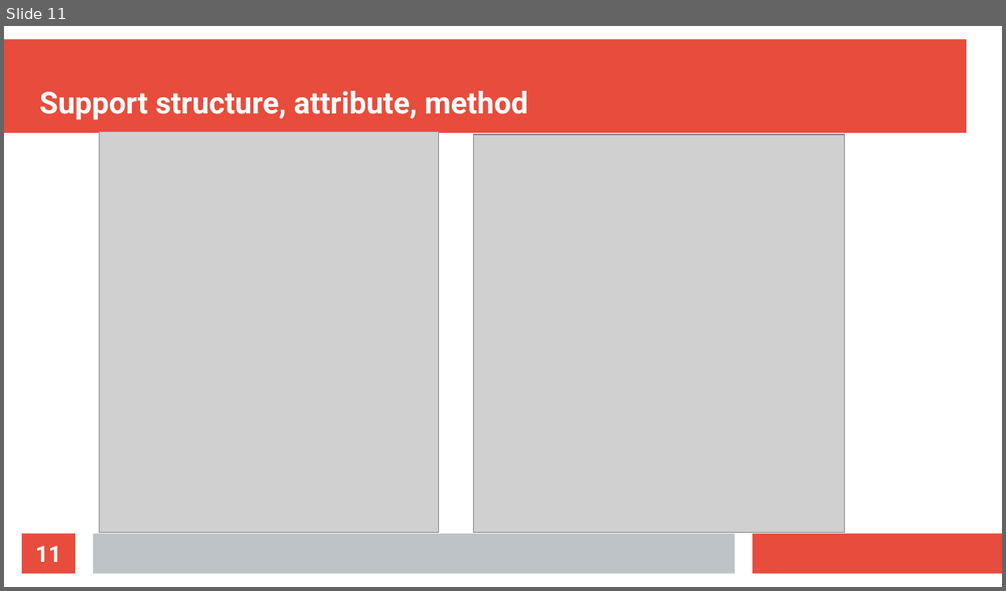
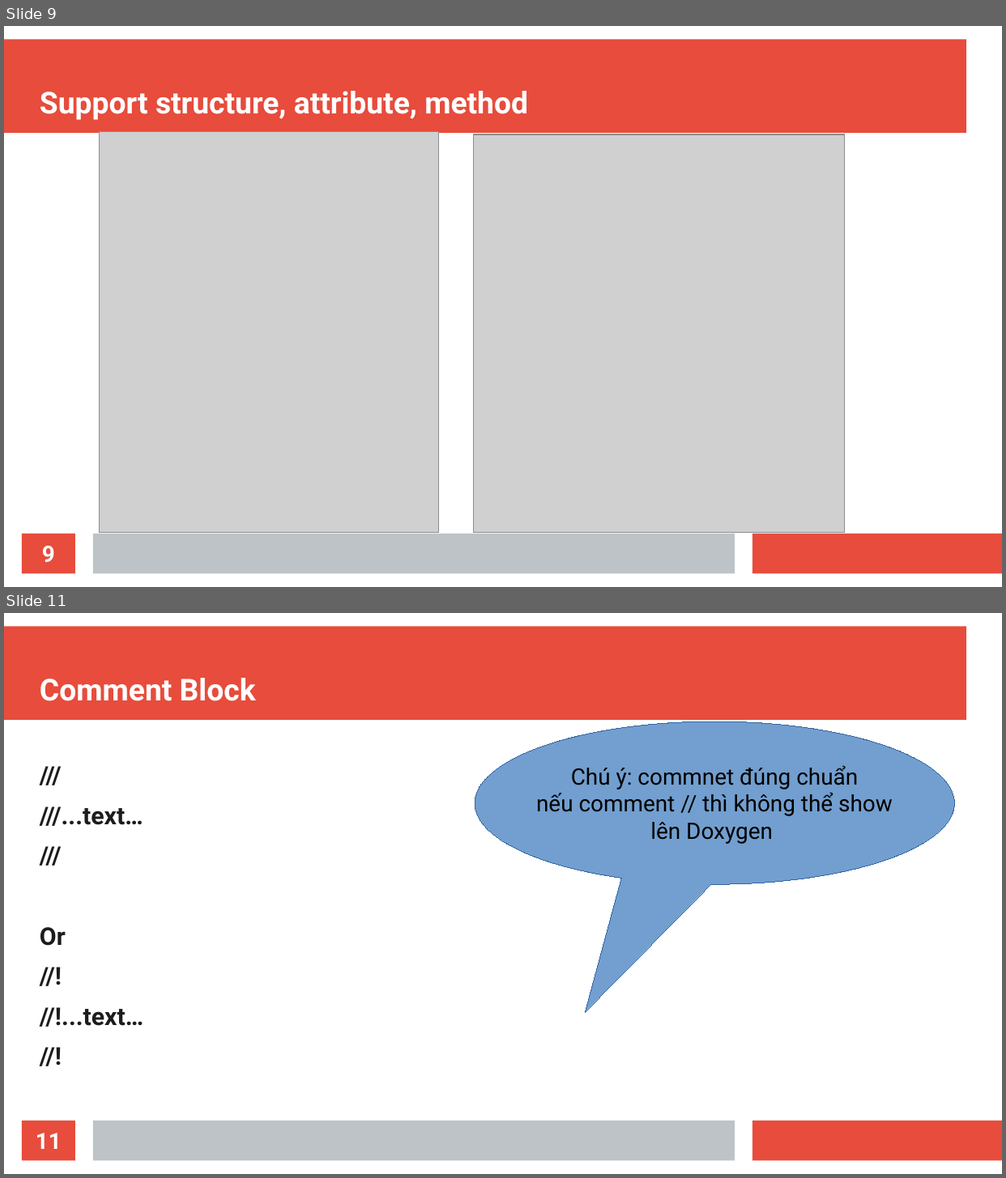
Before and after one commit to nguyenthang011099/Doxygen-, a slide deck: Doxygen.odp. Shown one above the other, each under a label of ours: slide 11 before the commit, slides 9 and 11 after it; the slides between them are not shown. The pictures are 1006x591 and 1006x1178 pixels, drawn with LibreOffice and Linux fonts; fonts in the diff are those of the drawing; grey boxes stand for pictures. Boxes give left, top, right and bottom in pixels: in the first picture for what was removed or moved away, otherwise in the second. Text is boxed around its words. In the diff, an @@ line names an element or a change of style, - is before the commit and + after.

Commit message:
update Doxygen

```diff
--- a/Doxygen.odp
+++ b/Doxygen.odp
@@ slide 11 added at (x1=4, y1=613, x2=1002, y2=1174), background #FFFFFF; not listed: 3 template elements that a slide beside it also shows @@
@@ title added at (x1=40, y1=678, x2=256, y2=701), 24 pt, text #FFFFFF, bold @@
+Comment Block
@@ speech bubble added at (x1=475, y1=722, x2=955, y2=884), fill #729FCF, outline #3465A4 0 pt, 18 pt, text #000000 @@
+Chú ý: commnet đúng chuẩn
+nếu comment // thì không thể show
+lên Doxygen
@@ text added at (x1=40, y1=807, x2=143, y2=1027), 19.5 pt, text #1C1C1C, bold @@
+///
+///...text…
+///
+Or
+//!
+//!...text…
+//!
@@ page number added at (x1=22, y1=1121, x2=75, y2=1161), fill #E74C3C, 18 pt, text #FFFFFF, bold @@
+11
@@ what was slide 11 is now slide 9 @@
@@ page number at (x1=42, y1=546, x2=55, y2=562): text changed @@
-11
+9
```
Also in this commit, not shown: 3 slides changed, 5 other slides added, 6 slides removed, 6 other files.
